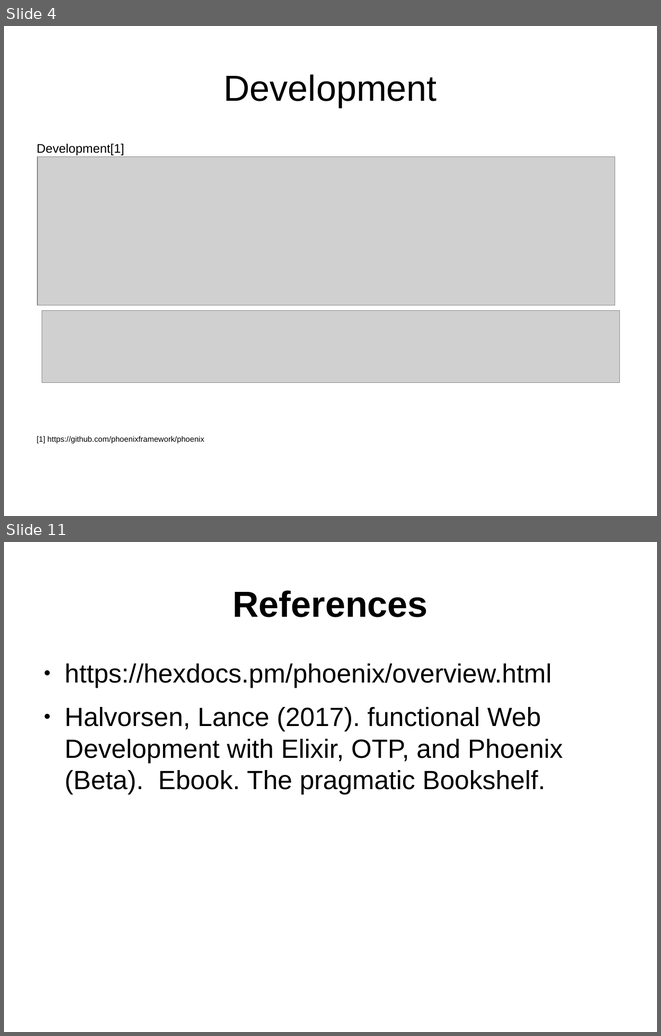
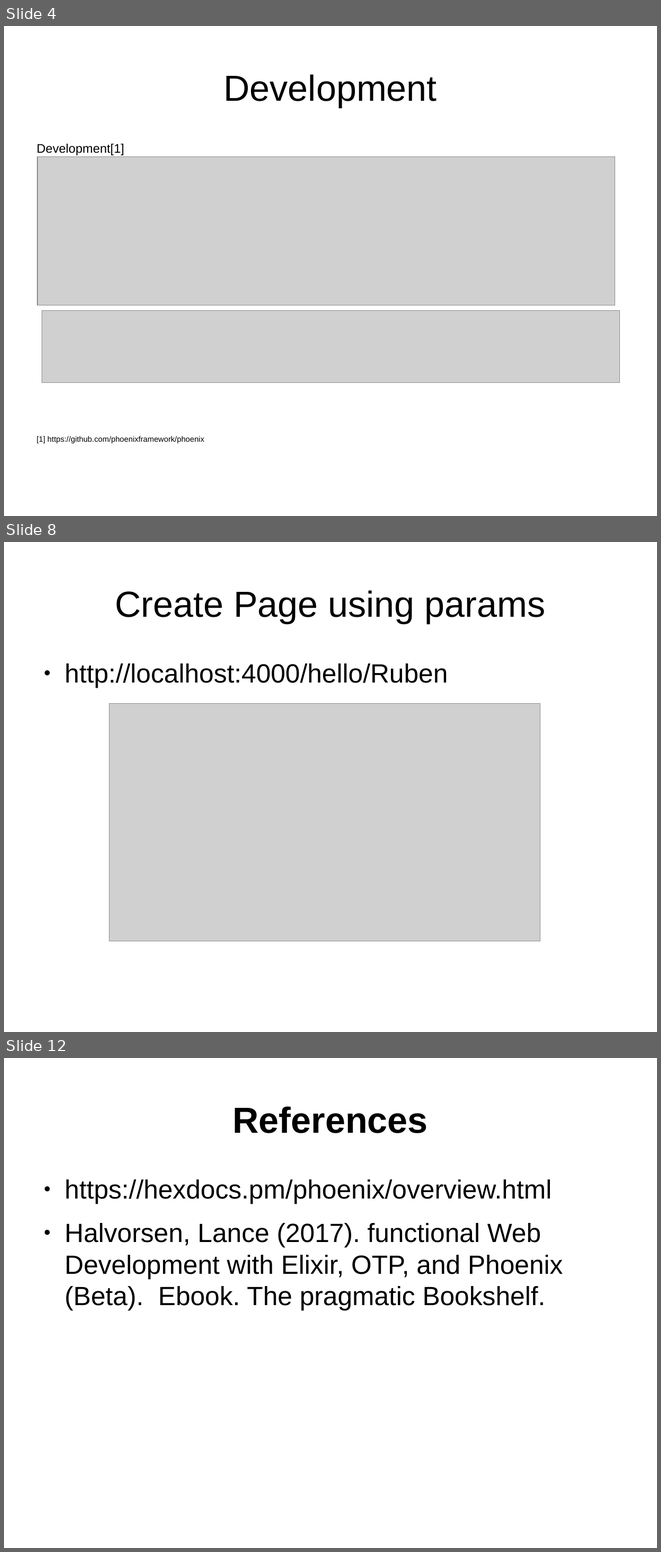
Before and after one commit to ramortegui/talks, a slide deck: phoenix-basics.odp. Shown one above the other, each under a label of ours: slides 4 and 11 before the commit, slides 4, 8 and 12 after it; the slides between them are not shown. The pictures are 661x1036 and 661x1552 pixels, drawn with LibreOffice and Linux fonts; fonts in the diff are those of the drawing; grey boxes stand for pictures. Boxes give left, top, right and bottom in pixels: in the first picture for what was removed or moved away, otherwise in the second. Text is boxed around its words. In the diff, an @@ line names an element or a change of style, - is before the commit and + after.

```diff
--- a/phoenix-basics.odp
+++ b/phoenix-basics.odp
@@ slide 8 added at <box>4,542,657,1032</box>, background #FFFFFF @@
@@ title added at <box>115,590,546,623</box>, 44 pt, text #000000 @@
+Create Page using params
@@ text added at <box>64,663,448,688</box>, 32 pt, text #000000 @@
+● http://localhost:4000/hello/Ruben
@@ picture added at <box>109,704,541,941</box> @@
@@ what was slide 11 is now slide 12 @@
```
Also in this commit, not shown: 2 slides changed, 5 other slides added, 5 slides removed.
